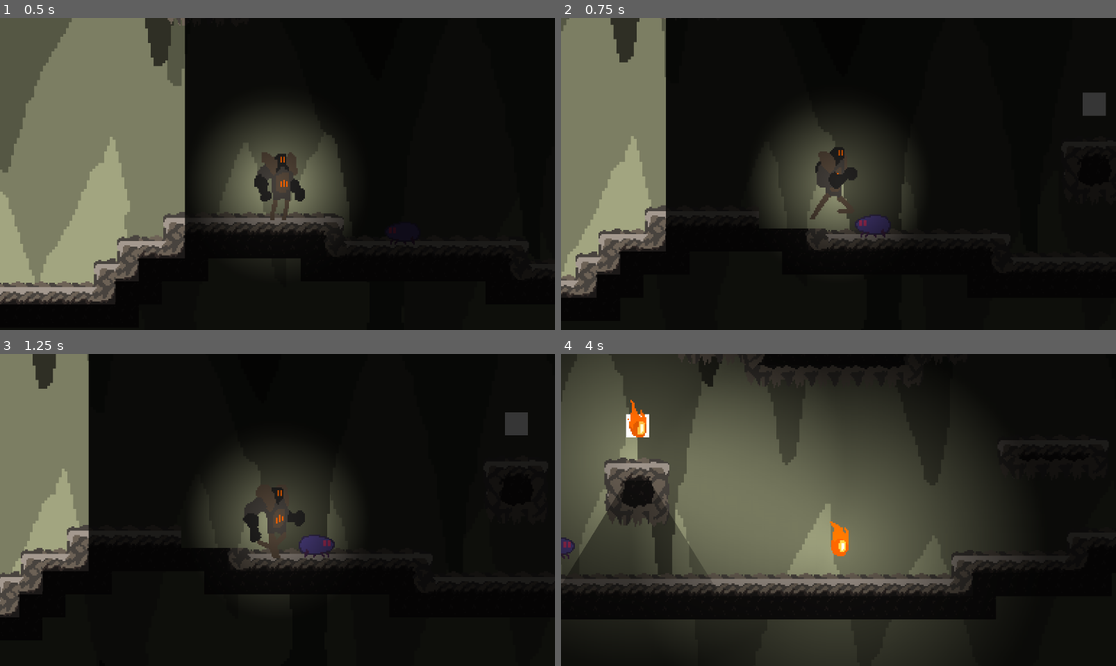
Above: before the commit, frames 1-4 (two rows, left to right).
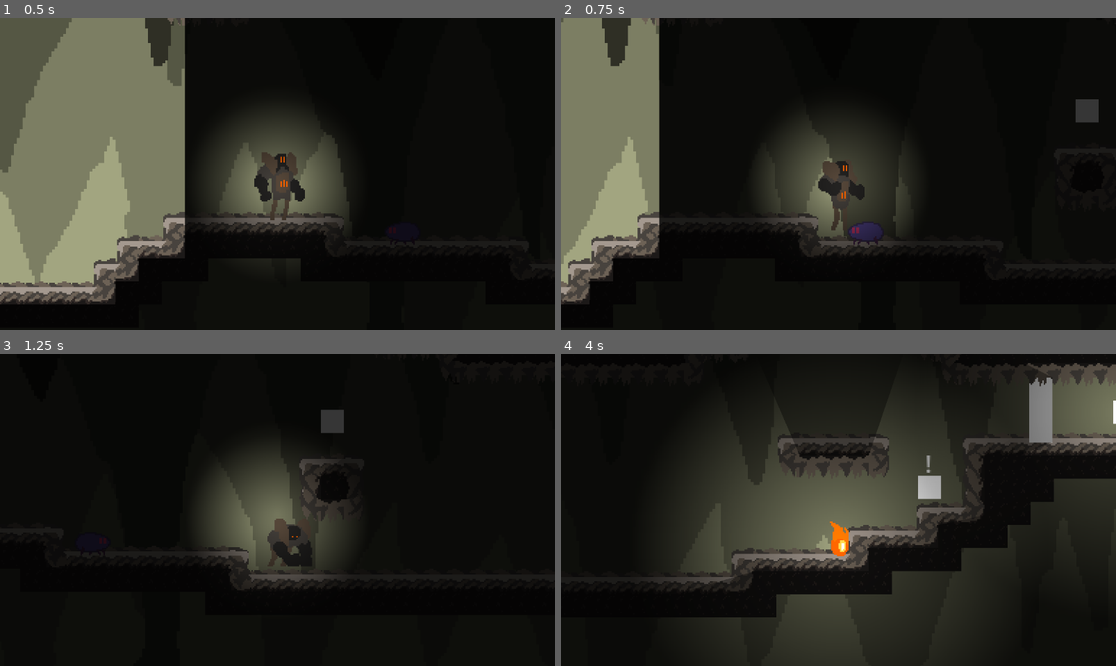
Above: after the commit, the same moments.

Repository: gcarlson/WildJam66
Game: Godot game, scene res://Assets/Scenes/level_2.tscn
Two runs of this game, one before a commit and one after it. Both use one fixed random seed, a clock stepped at 60 frames per second and the inputs below.
Inputs (mouse positions are in pixels of both pictures, inside the frame that each line leads up to):
- Up to frame 1 (0.5 s): no input
- Up to frame 2 (0.75 s): tap Enter (ui_accept) at 0.5 s; move the mouse to (960, 158) at 0.52 s; hold Right (ui_right) from 0.53 s (still down); click (960, 158) at 0.6 s
- Up to frame 3 (1.25 s): keep holding Right (ui_right); tap Enter (ui_accept) at 0.77 s
- Up to frame 4 (4 s): move the mouse to (727, 525) at 1.27 s; click (727, 525) at 1.35 s; tap Enter (ui_accept) at 1.52, 3.02, 3.77 s; move the mouse to (894, 441) at 2.02 s; release Right (ui_right) at 2.03 s; hold Left (ui_left) 2.03-2.78 s; tap F (switch_form) at 2.1 s; click (894, 441) at 2.3 s; move the mouse to (810, 572) at 2.77 s; hold Right (ui_right) from 2.78 s (still down); click (810, 572) at 2.85 s; move the mouse to (1005, 556) at 3.52 s; click (1005, 556) at 3.6 s

Frame 1 is identical in both runs. In frame 2, 5.7% of the frame differs, in the area x 0-99%, y 0-92%; in frame 3, 16%; in frame 4, 48%, in the area x 0-100%, y 0-86%.

Commit message:
Add spring-y enemy behavior and hooked up smash animation with delayed terrain breaking

Diff:
--- a/Assets/Scenes/Player.gd
+++ b/Assets/Scenes/Player.gd
@@ -14,6 +14,8 @@
 var active_sprite = big_sprite
 var tilemap
 
+var anim_locked = false
+
 # Get the gravity from the project settings to be synced with RigidBody nodes.
 var gravity = ProjectSettings.get_setting("physics/2d/default_gravity")
 
@@ -29,13 +31,13 @@
 	if not armored and Input.is_action_just_pressed("ui_accept") and is_on_floor():
 		velocity.y = JUMP_VELOCITY
 
-	if not armored and Input.is_action_just_pressed("ability_1"):
-		velocity.x = 100
-
-	if armored and Input.is_action_just_pressed("ability_1"):
+	if armored and Input.is_action_just_pressed("ability_1") and !anim_locked:
 		#print("ddd tile: ", tilemap.local_to_map(global_position + Vector2(0, 36)))
-		for x in range(-16, 17, 16):
-			tilemap.erase_cell(0, tilemap.local_to_map(global_position + Vector2(x, 36)))
+		big_sprite.play("Smash")
+		delayed_smash()
+		anim_locked = true
+		#for x in range(-16, 17, 16):
+		#	tilemap.erase_cell(0, tilemap.local_to_map(global_position + Vector2(x, 36)))
 
 	if Input.is_action_just_pressed("switch_form"):
 		armored = not armored
@@ -60,10 +62,23 @@
 		velocity.x = direction * SPEED
 		big_sprite.flip_h = (direction < 0)
 		small_sprite.flip_h = (direction < 0)
-		big_sprite.play("Walk")
+		if not anim_locked:
+			big_sprite.play("Walk")
 	else:
 		velocity.x = move_toward(velocity.x, 0, SPEED)
 		#velocity.x = velocity.x / 2
-		big_sprite.play("Idle")
+		if not anim_locked:
+			big_sprite.play("Idle")
 
 	move_and_slide()
+
+
+func delayed_smash():
+	await get_tree().create_timer(0.65).timeout
+	for x in range(-16, 17, 16):
+		tilemap.erase_cell(0, tilemap.local_to_map(global_position + Vector2(x, 36)))
+
+	print("After timout")
+
+func _on_big_animated_sprite_animation_finished():
+	anim_locked = false
--- a/Vuggo.gd
+++ b/Assets/Scenes/Vuggo.gd
@@ -5,6 +5,9 @@
 @onready var nosecol = $Area2D
 const SPEED = 300.0
 var facing_left = true
+var light_time = 0.0
+var player_colliding = null
+
 const JUMP_VELOCITY = -400.0
 
 # Get the gravity from the project settings to be synced with RigidBody nodes.
@@ -25,17 +28,30 @@
 	# Add the gravity.
 	if not is_on_floor():
 		velocity.y += gravity * delta
-	velocity.x = -30 if facing_left else 30
 
-#if is_lit():
+	if is_lit():
+		velocity.x = 0
+		light_time += delta
+		if light_time > 4.0 and light_time - delta <= 4.0:
+			if player_colliding and player_colliding.is_on_floor():
+				player_colliding.velocity.y = -600
+	else:
+		velocity.x = -30 if facing_left else 30
+		light_time = 0
 
 	move_and_slide()
-
-
-
 
 func _on_area_2d_body_entered(body):
 	facing_left = not facing_left
 	print ("slapa")
 	sprite.flip_h = not facing_left
 	nosecol.position.x = -15 if facing_left else 15
+
+func _on_area_2d_2_body_entered(body):
+	print("top collided")
+	if (body.is_in_group("Player")):
+		player_colliding = body
+
+func _on_area_2d_2_body_exited(body):
+	if (body.is_in_group("Player")):
+		player_colliding = null
--- a/Vuggo.tscn
+++ b/Assets/Scenes/Vuggo.tscn
@@ -1,6 +1,6 @@
-[gd_scene load_steps=8 format=3 uid="uid://44qp0jjk57wb"]
+[gd_scene load_steps=9 format=3 uid="uid://44qp0jjk57wb"]
 
-[ext_resource type="Script" path="res://Vuggo.gd" id="1_nl18k"]
+[ext_resource type="Script" path="res://Assets/Scenes/Vuggo.gd" id="1_nl18k"]
 [ext_resource type="Texture2D" uid="uid://bxt56aagsp5ow" path="res://Assets/Sprites/Characters/vuggo.png" id="1_ushaq"]
 
 [sub_resource type="CircleShape2D" id="CircleShape2D_1ly4r"]
@@ -32,6 +32,9 @@
 radius = 7.0
 height = 24.0
 
+[sub_resource type="RectangleShape2D" id="RectangleShape2D_ouodc"]
+size = Vector2(24, 7)
+
 [node name="Vuggo" type="CharacterBody2D"]
 script = ExtResource("1_nl18k")
 
@@ -52,4 +55,12 @@
 target_position = Vector2(0, 0)
 collision_mask = 2
 
+[node name="Area2D2" type="Area2D" parent="."]
+
+[node name="CollisionShape2D" type="CollisionShape2D" parent="Area2D2"]
+position = Vector2(0, -7.5)
+shape = SubResource("RectangleShape2D_ouodc")
+
 [connection signal="body_entered" from="Area2D" to="." method="_on_area_2d_body_entered"]
+[connection signal="body_entered" from="Area2D2" to="." method="_on_area_2d_2_body_entered"]
+[connection signal="body_exited" from="Area2D2" to="." method="_on_area_2d_2_body_exited"]
--- a/Assets/Scenes/level_2.tscn
+++ b/Assets/Scenes/level_2.tscn
@@ -9,7 +9,7 @@
 [ext_resource type="PackedScene" uid="uid://c0w4wiowaknqk" path="res://Assets/Scenes/lantern.tscn" id="7_rfnio"]
 [ext_resource type="PackedScene" uid="uid://bpt0cyoi2l0w1" path="res://Assets/Scenes/sun.tscn" id="8_g6acb"]
 [ext_resource type="Texture2D" uid="uid://bxt56aagsp5ow" path="res://Assets/Sprites/Characters/vuggo.png" id="9_gt25j"]
-[ext_resource type="PackedScene" uid="uid://44qp0jjk57wb" path="res://Vuggo.tscn" id="10_gj75f"]
+[ext_resource type="PackedScene" uid="uid://44qp0jjk57wb" path="res://Assets/Scenes/Vuggo.tscn" id="10_gj75f"]
 
 [sub_resource type="OccluderPolygon2D" id="OccluderPolygon2D_0k5vc"]
 polygon = PackedVector2Array(-8, -8, 8, -8, 8, 8, 8, -8)
--- a/Assets/Scenes/player.tscn
+++ b/Assets/Scenes/player.tscn
@@ -1,7 +1,8 @@
-[gd_scene load_steps=30 format=3 uid="uid://bfbr7k2y4fs40"]
+[gd_scene load_steps=42 format=3 uid="uid://bfbr7k2y4fs40"]
 
 [ext_resource type="Script" path="res://Assets/Scenes/Player.gd" id="1_glxh4"]
 [ext_resource type="Texture2D" uid="uid://d1l7gpalk64bs" path="res://Assets/Sprites/Characters/PlayerAnimations/BigFireBoiSheetIdle.png" id="3_46xt0"]
+[ext_resource type="Texture2D" uid="uid://ccxabfuhijt6s" path="res://Assets/Sprites/Characters/PlayerAnimations/AnimationsBigBoislam.png" id="3_gbewv"]
 [ext_resource type="Texture2D" uid="uid://k0sjgny1lmke" path="res://Assets/Sprites/Characters/PlayerAnimations/AnimationsBigBoi-Walk2.png" id="3_rryxb"]
 [ext_resource type="Texture2D" uid="uid://ci86smgk2lxbi" path="res://Assets/Sprites/Characters/PlayerAnimations/SmallFireBoiIdle.png" id="5_722p4"]
 
@@ -30,6 +31,50 @@
 [sub_resource type="AtlasTexture" id="AtlasTexture_acv2x"]
 atlas = ExtResource("3_46xt0")
 region = Rect2(152, 0, 38, 50)
+
+[sub_resource type="AtlasTexture" id="AtlasTexture_lf0mq"]
+atlas = ExtResource("3_gbewv")
+region = Rect2(0, 0, 48, 64)
+
+[sub_resource type="AtlasTexture" id="AtlasTexture_c56br"]
+atlas = ExtResource("3_gbewv")
+region = Rect2(48, 0, 48, 64)
+
+[sub_resource type="AtlasTexture" id="AtlasTexture_ts0on"]
+atlas = ExtResource("3_gbewv")
+region = Rect2(96, 0, 48, 64)
+
+[sub_resource type="AtlasTexture" id="AtlasTexture_a6qch"]
+atlas = ExtResource("3_gbewv")
+region = Rect2(144, 0, 48, 64)
+
+[sub_resource type="AtlasTexture" id="AtlasTexture_0dbmc"]
+atlas = ExtResource("3_gbewv")
+region = Rect2(192, 0, 48, 64)
+
+[sub_resource type="AtlasTexture" id="AtlasTexture_ejmlp"]
+atlas = ExtResource("3_gbewv")
+region = Rect2(240, 0, 48, 64)
+
+[sub_resource type="AtlasTexture" id="AtlasTexture_rwm1s"]
+atlas = ExtResource("3_gbewv")
+region = Rect2(288, 0, 48, 64)
+
+[sub_resource type="AtlasTexture" id="AtlasTexture_7bbn7"]
+atlas = ExtResource("3_gbewv")
+region = Rect2(336, 0, 48, 64)
+
+[sub_resource type="AtlasTexture" id="AtlasTexture_ksdis"]
+atlas = ExtResource("3_gbewv")
+region = Rect2(384, 0, 48, 64)
+
+[sub_resource type="AtlasTexture" id="AtlasTexture_2awss"]
+atlas = ExtResource("3_gbewv")
+region = Rect2(432, 0, 48, 64)
+
+[sub_resource type="AtlasTexture" id="AtlasTexture_wy3yf"]
+atlas = ExtResource("3_gbewv")
+region = Rect2(480, 0, 48, 64)
 
 [sub_resource type="AtlasTexture" id="AtlasTexture_b7ac3"]
 atlas = ExtResource("3_rryxb")
@@ -86,6 +131,44 @@
 }],
 "loop": true,
 "name": &"Idle",
+"speed": 5.0
+}, {
+"frames": [{
+"duration": 1.0,
+"texture": SubResource("AtlasTexture_lf0mq")
+}, {
+"duration": 1.0,
+"texture": SubResource("AtlasTexture_c56br")
+}, {
+"duration": 1.0,
+"texture": SubResource("AtlasTexture_ts0on")
+}, {
+"duration": 1.0,
+"texture": SubResource("AtlasTexture_a6qch")
+}, {
+"duration": 1.0,
+"texture": SubResource("AtlasTexture_0dbmc")
+}, {
+"duration": 1.0,
+"texture": SubResource("AtlasTexture_ejmlp")
+}, {
+"duration": 1.0,
+"texture": SubResource("AtlasTexture_rwm1s")
+}, {
+"duration": 1.0,
+"texture": SubResource("AtlasTexture_7bbn7")
+}, {
+"duration": 1.0,
+"texture": SubResource("AtlasTexture_ksdis")
+}, {
+"duration": 1.0,
+"texture": SubResource("AtlasTexture_2awss")
+}, {
+"duration": 1.0,
+"texture": SubResource("AtlasTexture_wy3yf")
+}],
+"loop": false,
+"name": &"Smash",
 "speed": 5.0
 }, {
 "frames": [{
@@ -247,3 +330,5 @@
 range_layer_max = 5
 texture = SubResource("GradientTexture2D_rnnon")
 texture_scale = 4.5
+
+[connection signal="animation_finished" from="BigAnimatedSprite" to="." method="_on_big_animated_sprite_animation_finished"]
